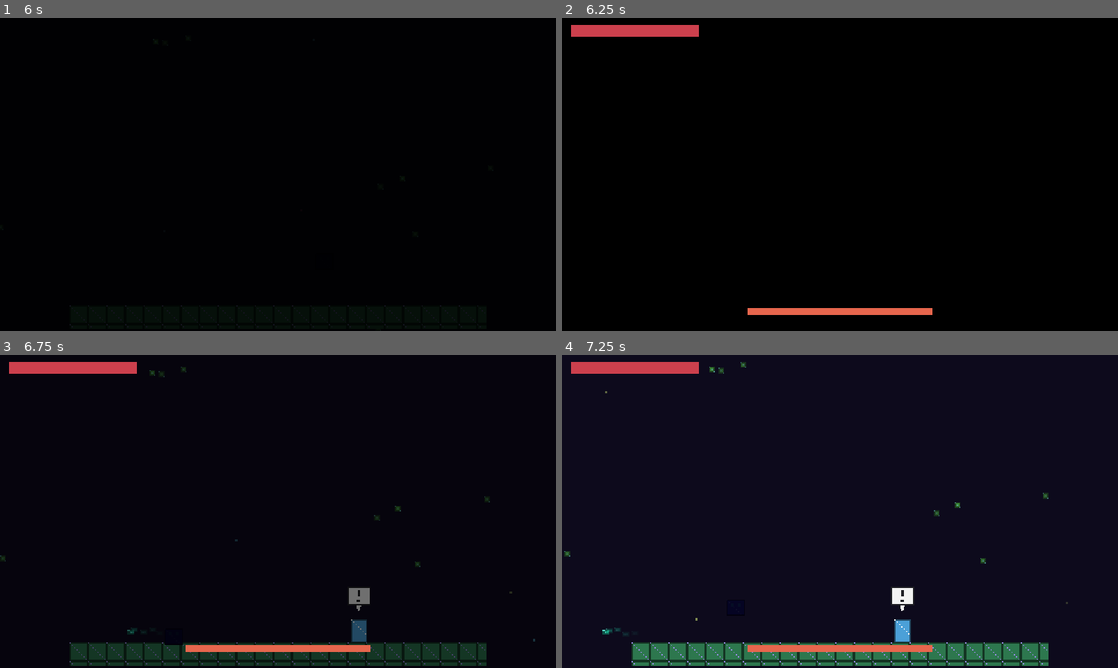
Above: before the commit, frames 1-4 (two rows, left to right).
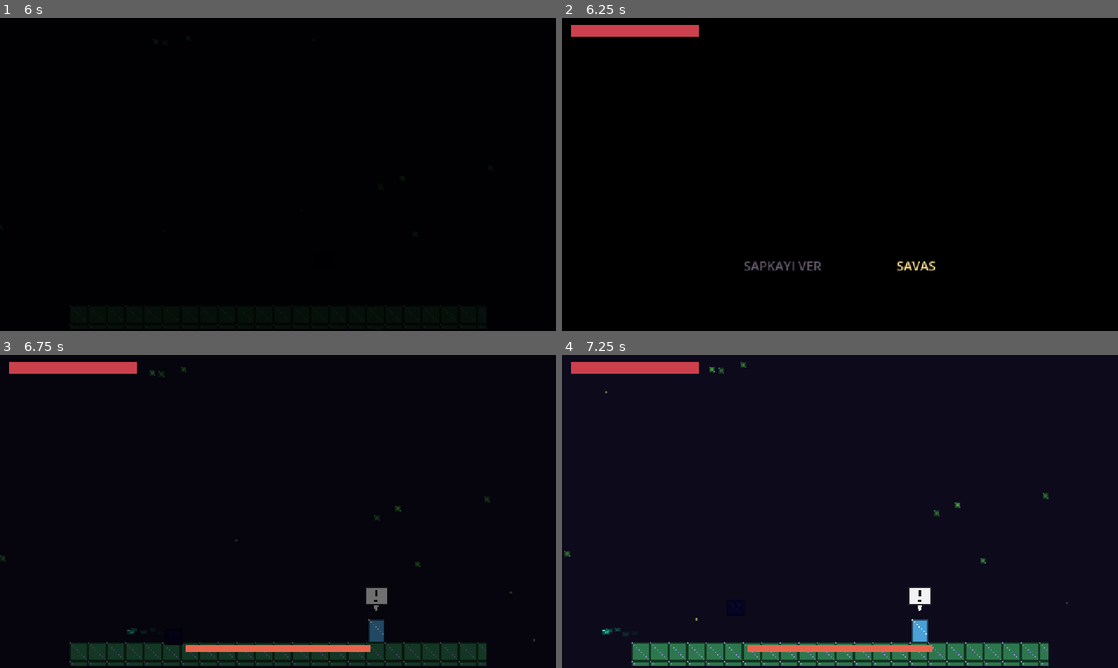
Above: after the commit, the same moments.

Repository: Eruldin/Honor-Meselesi
Game: Godot game, scene res://src/levels/ch7/Ch7.tscn
Same seed, same stepped clock (60 frames per second), same inputs: the game is played once before the commit and once after it. This scene is started directly instead of the project's main scene.
Inputs (mouse positions are in pixels of both pictures, inside the frame that each line leads up to):
- Up to frame 1 (6 s): tap Enter (ui_accept) at 0.5, 0.8 s; move the mouse to (400, 158) at 0.52 s; hold D (move_right) 0.53-1.25 s; hold J (attack) 0.53-1.25 s; click (400, 158) at 0.67 s; tap Space (jump) at 0.77, 1.07 s; drag from (166, 190) to (250, 237) at 1.27 s; move the mouse to (333, 105) at 2.02 s; hold D (move_right) 2.03-2.75 s; hold Space (jump) 2.03-2.75 s; tap J (attack) at 2.3 s; drag from (250, 237) to (111, 127) at 2.77 s; move the mouse to (444, 221) at 3.52 s; hold A (move_left) 3.53-4.25 s; hold Space (jump) 3.53-4.25 s; tap L (dash) at 3.6 s; drag from (111, 127) to (194, 96) at 4.27 s; move the mouse to (305, 174) at 5.02 s; hold S (move_down) 5.03-5.75 s; hold Enter (ui_accept) 5.03-5.75 s; tap E (form_next) at 5.1 s; click (305, 174) at 5.17 s; drag from (194, 96) to (166, 190) at 5.77 s
- Up to frame 2 (6.25 s): no input
- Up to frame 3 (6.75 s): move the mouse to (400, 495) at 6.52 s; hold W (move_up) from 6.53 s (still down); hold J (attack) from 6.53 s (still down); tap K (parry) at 6.6 s
- Up to frame 4 (7.25 s): keep holding W (move_up); keep holding J (attack); tap Space (jump) at 6.77, 7.07 s

Frame 1 is identical in both runs. In frame 2, 1.1% of the frame differs, in the area x 32-68%, y 77-95%; in frame 3, 0.7%; in frame 4, 0.8%.

Commit message:
ch7 zorunlu secim: SAPKAYI VER glitchlenip imleci SAVAS'a kaydirir
Co-Authored-By: Devin AI <158243242+devin-ai-integration[bot]@users.noreply.github.com>

Diff:
--- a/src/levels/ch7/ch7.gd
+++ b/src/levels/ch7/ch7.gd
@@ -22,6 +22,8 @@
 var _motes: Array[Sprite2D] = []
 var _hud_layer: CanvasLayer
 var _meta_done := false
+## Zorunlu secim ekrani durumu: {give, fight, idx, timer, layer}
+var _choice: Dictionary = {}
 
 
 func _ready() -> void:
@@ -53,6 +55,12 @@
 		if not _meta_done and boss.health.current <= boss.health.max_health * 0.55:
 			_meta_done = true
 			_meta_assault()
+	# Zorunlu secim: "SAPKAYI VER" ustunde 0.35s duran imlec glitchle
+	# SAVAS'a kaydirilir — baris secenegi asla secemeyiz.
+	if not _choice.is_empty() and _choice.idx == 0:
+		_choice.timer += _delta
+		if _choice.timer > 0.35:
+			_choice_glitch_away()
 	# Bosluk dususu: platform kenarindan dusen yaratik 1 can kaybedip geri doner
 	if creature != null and not _respawn_pending \
 			and (creature.global_position.y > 430.0 \
@@ -155,8 +163,7 @@
 	boss.global_position = Vector2(330, FLOOR_Y - 16)
 	add_child(boss)
 	boss.defeated.connect(_on_boss_defeated, CONNECT_ONE_SHOT)
-	boss.activate()
-	AudioManager.play_music(&"music/final_boss")
+	_fight_choice()
 
 	if GameState.has_death_mark():
 		var shade := DeathShade.new()
@@ -260,6 +267,90 @@
 ## MetaDirector saldirisi: glitch pulsu + swap isaretiyle uyarilir,
 ## sonra ~6s boyunca kontroller ters doner ve ust/alt siyah bantlar
 ## goruntuyu 4:3'e kisitlar. Sure bitince her sey geri acilir.
+## Zorunlu secim: perspektif kaymasindan sonra oyun oyuncuya iki
+## secenek sunar — "SAPKAYI VER" uzerinde imlec durunca buton glitchlenip
+## imleci "SAVAS"a kaydirir. Barisin yolu yok — Ouroboros temasi.
+func _fight_choice() -> void:
+	var layer := CanvasLayer.new()
+	layer.layer = 50
+	add_child(layer)
+	var box := HBoxContainer.new()
+	box.add_theme_constant_override("separation", 64)
+	var give := _choice_label("SAPKAYI VER")
+	var fight := _choice_label("SAVAS")
+	box.add_child(give)
+	box.add_child(fight)
+	layer.add_child(box)
+	box.position = Vector2(240, 206)
+	box.set_pivot_offset(Vector2.ZERO)
+	await get_tree().process_frame
+	box.position.x = 240 - box.size.x * 0.5
+	_choice = {give = give, fight = fight, idx = 1,
+		timer = 0.0, layer = layer}
+	_choice_highlight()
+
+
+func _choice_label(text: String) -> Label:
+	var l := Label.new()
+	l.text = text
+	l.horizontal_alignment = HORIZONTAL_ALIGNMENT_CENTER
+	l.add_theme_font_size_override("font_size", 11)
+	return l
+
+
+func _choice_highlight() -> void:
+	if _choice.is_empty():
+		return
+	var on := Color(0.95, 0.85, 0.55)
+	var off := Color(0.55, 0.5, 0.6, 0.7)
+	(_choice.give as Label).add_theme_color_override("font_color",
+		on if _choice.idx == 0 else off)
+	(_choice.fight as Label).add_theme_color_override("font_color",
+		on if _choice.idx == 1 else off)
+
+
+func _unhandled_input(event: InputEvent) -> void:
+	if _choice.is_empty():
+		return
+	if event.is_action_pressed(&"move_left") or event.is_action_pressed(&"move_right"):
+		_choice.idx = 1 - _choice.idx
+		_choice.timer = 0.0
+		AudioManager.play_sfx(&"sfx/ui")
+		_choice_highlight()
+	elif event.is_action_pressed(&"attack") or event.is_action_pressed(&"jump") \
+			or event.is_action_pressed(&"ui_accept"):
+		if _choice.idx == 0:
+			_choice_glitch_away()  # "VER" secilemez — imlec SAVAS'a kayar
+		else:
+			_choice_decide()
+
+
+## "SAPKAYI VER" butonu glitchlenir ve secim SAVAS'a kaydirilir —
+## plan'daki 'zorunlu secim': hareketle de ustunde durmak mumkun degil.
+func _choice_glitch_away() -> void:
+	AudioManager.play_sfx(&"sfx/glitch")
+	FX.glitch(0.7, 0.35)
+	var give := _choice.give as Label
+	var tw := create_tween()
+	tw.tween_property(give, "modulate:a", 0.2, 0.06)
+	tw.tween_property(give, "modulate:a", 1.0, 0.06)
+	tw.tween_property(give, "modulate:a", 0.2, 0.06)
+	tw.tween_property(give, "modulate:a", 1.0, 0.06)
+	_choice.idx = 1
+	_choice.timer = 0.0
+	_choice_highlight()
+
+
+func _choice_decide() -> void:
+	var layer: CanvasLayer = _choice.layer
+	_choice = {}
+	if is_instance_valid(layer):
+		layer.queue_free()
+	AudioManager.play_sfx(&"sfx/reward")
+	boss.activate()
+	AudioManager.play_music(&"music/final_boss")
+
+
 func _meta_assault() -> void:
 	FX.glitch(1.0, 0.6)
 	AudioManager.play_sfx(&"sfx/glitch")
--- a/tests/test_ch7.gd
+++ b/tests/test_ch7.gd
@@ -68,11 +68,26 @@
 	assert_lt(c.global_position.x, 0.0, "ters kontrolde saga tusa sola gider")
 
 
+func test_ch7_forced_choice_glitches_to_fight() -> void:
+	var scene: Node2D = load("res://src/levels/ch7/Ch7.tscn").instantiate()
+	scene.auto_advance = false
+	add_child_autofree(scene)
+	await _frames(10)
+	assert_false(scene.boss.active, "boss secim oncesi uyur")
+	scene._choice.idx = 0  # imlec SAPKAYI VER ustunde
+	await _frames(25)      # >0.35s ustunde durma
+	assert_eq(scene._choice.idx, 1, "buton glitchlenir, imlec SAVAS'a kayar")
+	scene._choice_decide()
+	assert_true(scene.boss.active, "secimden sonra boss aktif")
+
+
 func test_ch7_meta_assault_inverts_then_restores() -> void:
 	var scene: Node2D = load("res://src/levels/ch7/Ch7.tscn").instantiate()
 	scene.auto_advance = false
 	add_child_autofree(scene)
 	await _frames(10)
+	scene._choice_decide()  # zorunlu secimi gec — boss aktif
+	await _frames(2)
 	# Boss'u %55'in altina indir — meta saldiri tetiklenir
 	scene.boss.health.take(int(scene.boss.health.max_health * 0.5))
 	await _frames(3)
